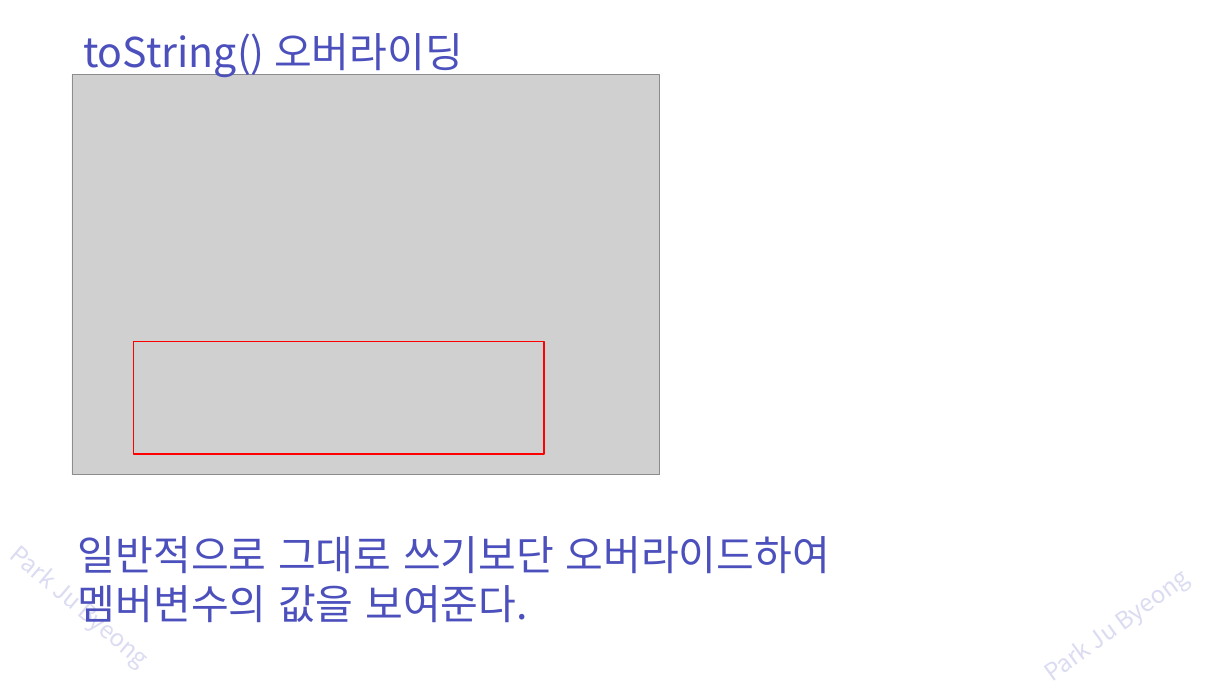
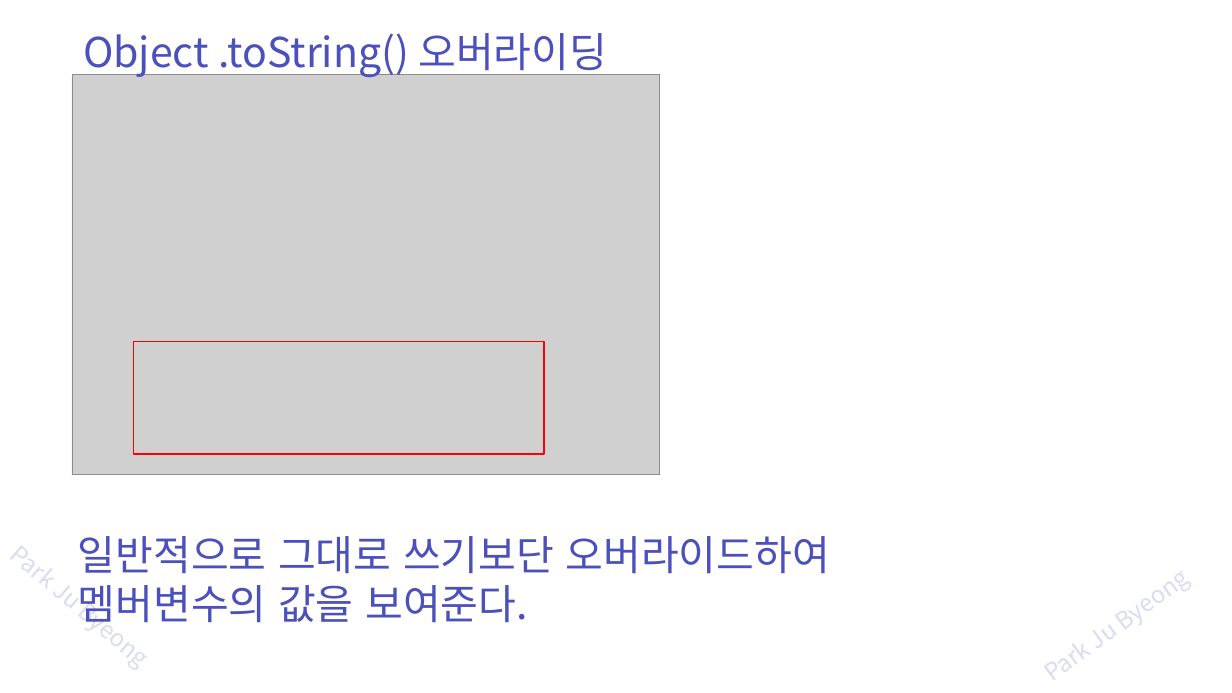
Before and after one commit to zest132/JavaLecture, a slide deck: slide 36 of JavaLecture/LectureFile/java 9강 상속과super.pptx. Drawn at 1232x693 pixels with LibreOffice and Linux fonts; fonts in the diff are those of the drawing; grey boxes stand for pictures. Boxes give left, top, right and bottom in pixels: in the first picture for what was removed or moved away, otherwise in the second. Text is boxed around its words. In the diff, an @@ line names an element or a change of style, - is before the commit and + after.

```diff
--- a/JavaLecture/LectureFile/java 9강 상속과super.pptx
+++ b/JavaLecture/LectureFile/java 9강 상속과super.pptx
@@ text at (83,33,607,78): text changed @@
-toString() 오버라이딩
+Object .toString() 오버라이딩
```
Also in this commit, not shown: 2 other slides changed, 4 slides added, 6 slides removed, 1 other file.
